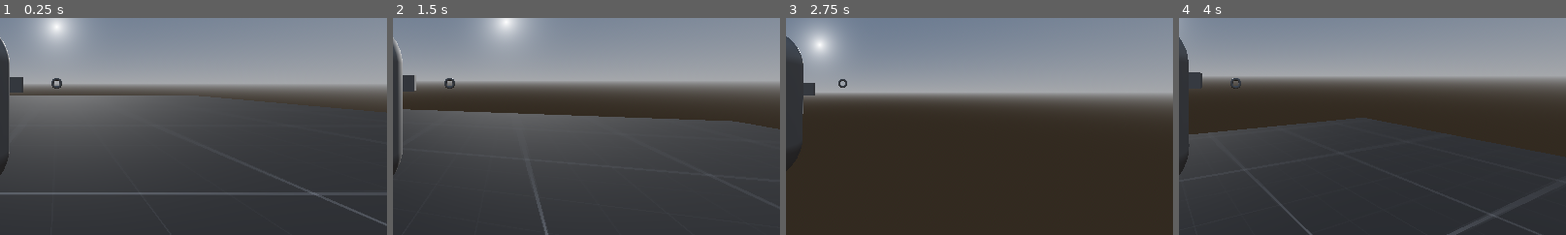
Above: before the commit, frames 1-4 (left to right).
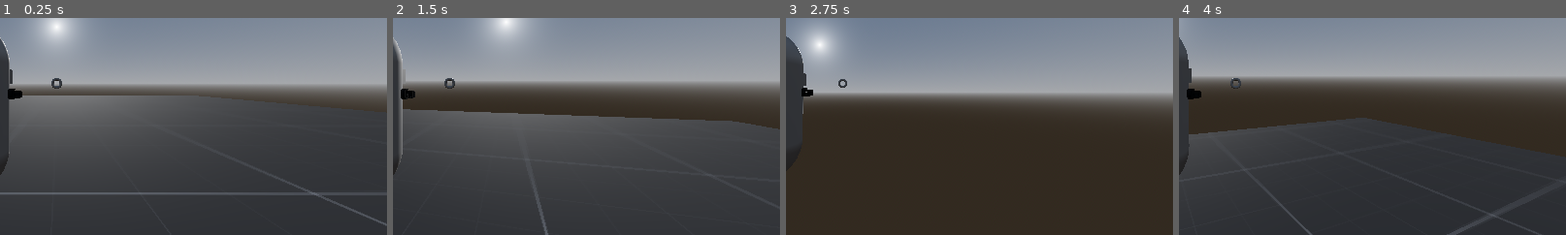
Above: after the commit, the same moments.

Repository: kylekrause3/man-vs-godot
Game: Godot game, scene res://scenes/levels/dev.tscn
Two runs of this game, one before a commit and one after it. Both use one fixed random seed, a clock stepped at 60 frames per second and the inputs below.
Inputs (mouse positions are % of the whole screen's width and height, from its top left):
- Up to frame 1 (0.25 s): no input
- Up to frame 2 (1.5 s): tap Enter at 0.5 s; move the mouse to (55, 50) at 0.52 s; press the mouse at (55, 50) at 0.53 s; hold W (up) from 0.53 s (still down); tap Space (jump) at 0.77 s; move the mouse to (45, 50) at 1.27 s; release the mouse at (45, 50) at 1.28 s; click (45, 50) at 1.35 s
- Up to frame 3 (2.75 s): keep holding W (up); tap Space (jump) at 1.52 s; move the mouse to (52, 48) at 2.02 s; hold Shift (sprint) from 2.03 s (still down); click (52, 48) at 2.3 s
- Up to frame 4 (4 s): keep holding W (up); move the mouse to (49, 52) at 2.77 s; release Shift (sprint) at 2.78 s; tap K (teleport) at 2.85 s; tap Space (jump) at 3.02, 3.77 s; click (49, 52) at 3.05 s; move the mouse to (57, 51) at 3.52 s; press the mouse at (57, 51) at 3.53 s
The pictures show only the part of the screen within x 43-93%, y 35-85%; the shares and areas given below are measured in that part.

The runs differ from the first frame. In frame 1, 0.4% of the frame differs, in the area x 2-7%, y 23-38%; in frame 2, 0.4%, in the area x 2-7%, y 25-38%; in frame 3, 0.2%; in frame 4, 0.3%.

Commit message:
gun that tracks camera x rotation

Diff:
--- a/mvb/scenes/components/weaponhandler/WeaponHandler.gd
+++ b/mvb/components/weaponhandler/WeaponHandler.gd
@@ -62,7 +62,7 @@
 func _process(delta: float) -> void:
 	shootbehaviorlambda.call(delta)
 
-	if Input.is_action_just_pressed("reload") && reloadWaitTimer >= reloadTime && currentReserveAmmo > 0:
+	if Input.is_action_just_pressed("reload") && reloadWaitTimer >= reloadTime:
 		reloading = true
 		reloadWaitTimer = 0
 
@@ -75,20 +75,19 @@
 	for x in collisions:
 		LineDrawer.DrawCube(x, 0.5, line_color)
 
-
 func shoot():
 	shootRayCast.global_position = camera.get_target_position()
 	shootRayCast.target_position = camera.get_camera_forward() * currentWeapon.get("range")
 	shootRayCast.force_raycast_update()
 
 	if(shootRayCast.is_colliding()):
-		LineDrawer.DrawCube(shootRayCast.get_collision_point(), 0.2, line_color, 1.5)
-	pass
+		LineDrawer.DrawCube(shootRayCast.get_collision_point(), 0.1, line_color, 1.5)
 
 
 func reload():
-	currentReserveAmmo -= abs(currentClipAmmo - maxClipAmmo)
-	currentClipAmmo = min(maxClipAmmo, abs(maxReserveAmmo - currentReserveAmmo))
+	if currentReserveAmmo > 0:
+		currentReserveAmmo -= abs(currentClipAmmo - maxClipAmmo)
+		currentClipAmmo = min(maxClipAmmo, abs(maxReserveAmmo - currentReserveAmmo))
 
 
 func equipWeapon(filename : String):
--- a/mvb/scenes/entities/player.tscn
+++ b/mvb/scenes/entities/player.tscn
@@ -1,8 +1,9 @@
-[gd_scene load_steps=8 format=3 uid="uid://c1rwqvopitm2k"]
+[gd_scene load_steps=11 format=3 uid="uid://c1rwqvopitm2k"]
 
 [ext_resource type="Script" path="res://PlayerMovement.gd" id="1_kehcj"]
 [ext_resource type="Script" path="res://CameraFollow.gd" id="2_s306r"]
-[ext_resource type="Script" path="res://scenes/components/weaponhandler/WeaponHandler.gd" id="3_rkwf7"]
+[ext_resource type="Script" path="res://trackxrotation.gd" id="2_xfm23"]
+[ext_resource type="Script" path="res://components/weaponhandler/WeaponHandler.gd" id="3_rkwf7"]
 
 [sub_resource type="CapsuleShape3D" id="CapsuleShape3D_77rye"]
 
@@ -11,6 +12,14 @@
 [sub_resource type="BoxMesh" id="BoxMesh_o71ht"]
 
 [sub_resource type="TorusMesh" id="TorusMesh_s8i6a"]
+
+[sub_resource type="StandardMaterial3D" id="StandardMaterial3D_f5dls"]
+albedo_color = Color(0.0962047, 0.0962048, 0.0962047, 1)
+metallic = 0.65
+
+[sub_resource type="TextMesh" id="TextMesh_fwo54"]
+material = SubResource("StandardMaterial3D_f5dls")
+text = "Gun"
 
 [node name="Player" type="Node3D"]
 transform = Transform3D(1, 0, 0, 0, 1, 0, 0, 0, 1, 0, 1.5, 0)
@@ -27,7 +36,7 @@
 skeleton = NodePath("../..")
 
 [node name="box" type="MeshInstance3D" parent="CharacterBody3D"]
-transform = Transform3D(0.39, 0, 0, 0, 0.39, 0, 0, 0, 0.39, -0.00869703, 0.233144, -3)
+transform = Transform3D(0.89, 0, 0, 0, 0.195, 0, 0, 0, 0.335, -0.00869703, 0.351446, -0.385173)
 mesh = SubResource("BoxMesh_o71ht")
 skeleton = NodePath("../capsule")
 
@@ -38,6 +47,14 @@
 transform = Transform3D(0.065, 0, 0, 0, -2.84124e-09, -0.065, 0, 0.065, -2.84124e-09, 0, 0, 0)
 mesh = SubResource("TorusMesh_s8i6a")
 skeleton = NodePath("../../../..")
+
+[node name="weapon" type="Node3D" parent="CharacterBody3D" node_paths=PackedStringArray("target")]
+script = ExtResource("2_xfm23")
+target = NodePath("../../Camera3D")
+
+[node name="model" type="MeshInstance3D" parent="CharacterBody3D/weapon"]
+transform = Transform3D(0.224135, 0, 0.974558, 0, 1, 0, -0.974558, 0, 0.224135, 0.561893, 0.152231, -0.0604483)
+mesh = SubResource("TextMesh_fwo54")
 
 [node name="Camera3D" type="Camera3D" parent="." node_paths=PackedStringArray("target", "raycast")]
 current = true
--- /dev/null
+++ b/mvb/trackxrotation.gd
@@ -0,0 +1,12 @@
+extends Node3D
+
+@export var target : Node3D
+
+# Called when the node enters the scene tree for the first time.
+func _ready() -> void:
+	pass # Replace with function body.
+
+
+# Called every frame. 'delta' is the elapsed time since the previous frame.
+func _process(delta: float) -> void:
+	self.rotation.x = target.rotation.x
